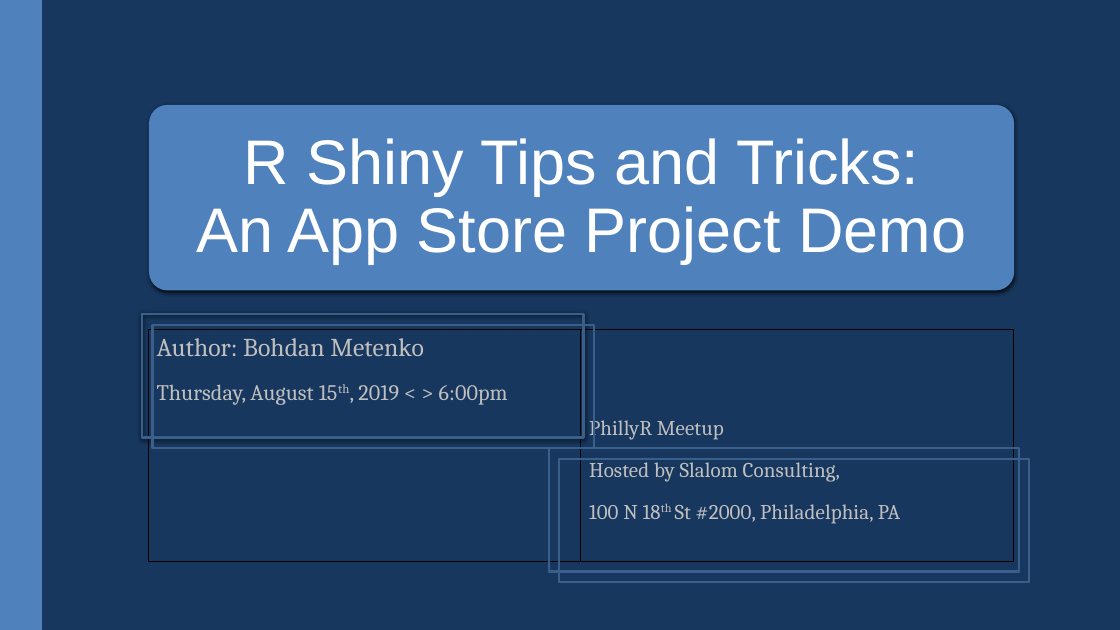
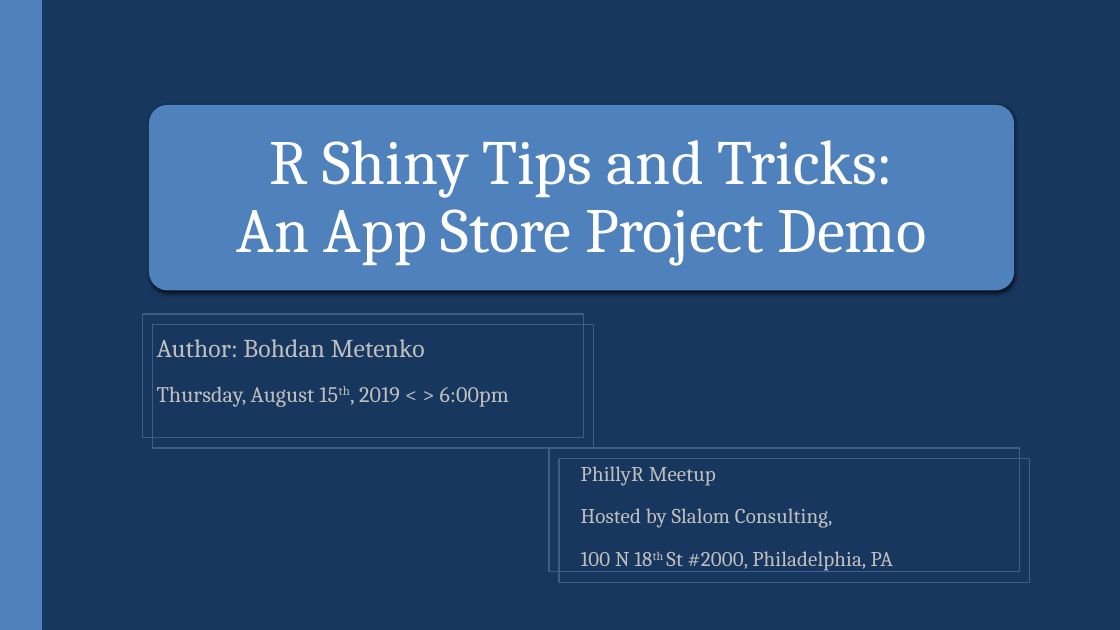
Before and after one commit to bmetenko/RShinyAppStore, a slide deck: slide 1 of Presentation/2019_08_15_RShinyPresentation.pptx. Drawn at 1120x630 pixels with LibreOffice and Linux fonts; fonts in the diff are those of the drawing. Boxes give left, top, right and bottom in pixels: in the first picture for what was removed or moved away, otherwise in the second. Text is boxed around its words. In the diff, an @@ line names an element or a change of style, - is before the commit and + after.

```diff
--- a/Presentation/2019_08_15_RShinyPresentation.pptx
+++ b/Presentation/2019_08_15_RShinyPresentation.pptx
@@ text "R Shiny Tips and Tricks: ..." at (237, 140, 927, 266): font Arial to Cambria @@
@@ rectangle at (142, 314, 583, 438): outline #3A5F8C 2 pt to #3A5F8C 1.1 pt; shadow off @@
@@ table removed at (148, 330, 1013, 528), 1 rows, 2 columns @@
-Author: Bohdan Metenko / Thursday, August 15th, 2019 < > 6:00pm | PhillyR Meetup / Hosted by Slalom Consulting, / 100 N 18th St #2000, Philadelphia, PA
@@ subtitle added at (157, 339, 893, 571), 18 pt, text #BFBFBF @@
+Author: Bohdan Metenko
+Thursday, August 15th, 2019 < > 6:00pm
+PhillyR Meetup
+Hosted by Slalom Consulting,
+100 N 18th St #2000, Philadelphia, PA
@@ outline #3A5F8C 2 pt to #3A5F8C 1.1 pt in 3 elements at (153, 325, 594, 449), (560, 459, 1030, 582), (549, 449, 1019, 572) @@
```
Also in this commit, not shown: 6 other slides changed, 7 slides added, 1 slide removed.
